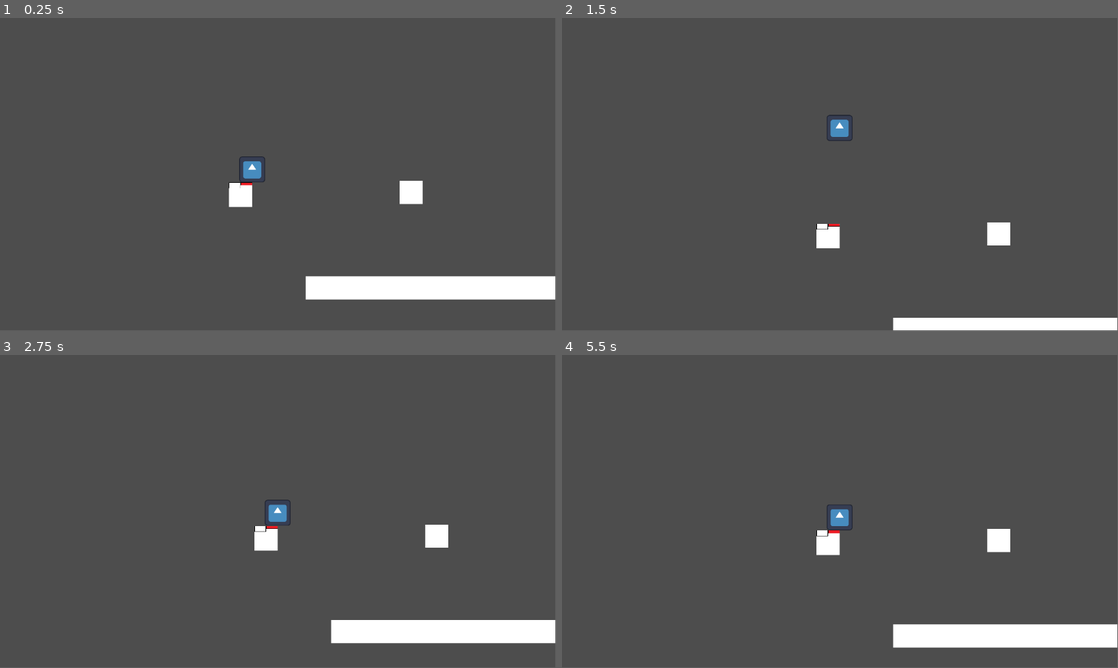
Above: before the commit, frames 1-4 (two rows, left to right).
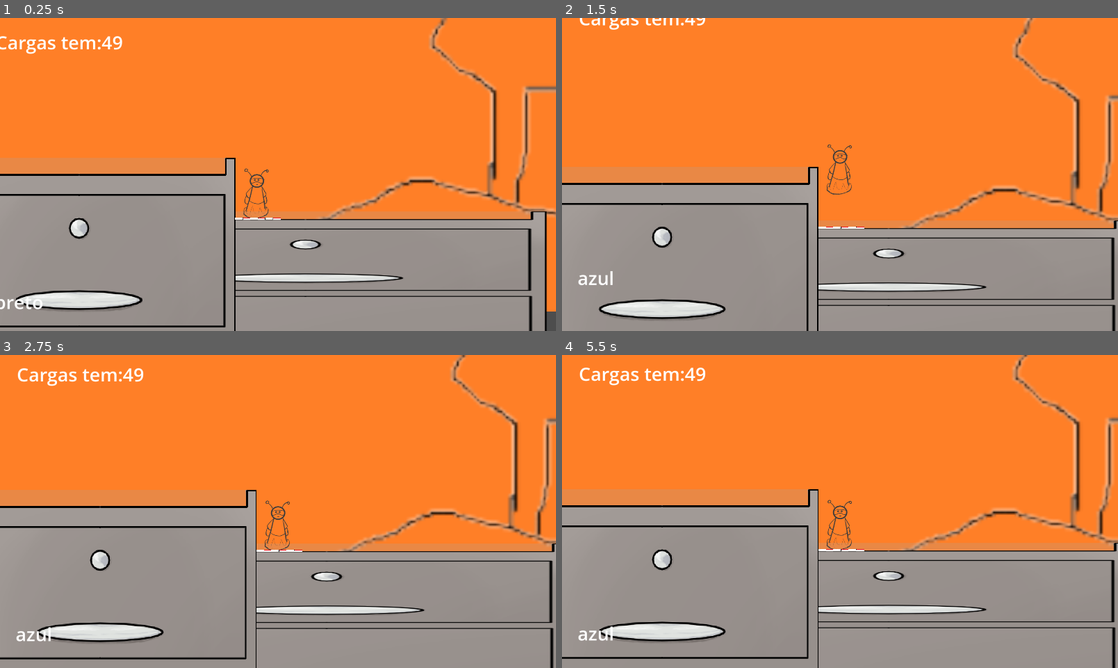
Above: after the commit, the same moments.

Repository: EstevaoNatal/white-noise
Game: Godot game, scene res://scenes/game.tscn
The game is run twice, just before and just after one commit, with the same random seed, the same clock (stepped at 60 frames per second) and the same inputs. The engine's default icon, where the game draws it, is replaced by a stand-in: a white triangle on a blue panel in a dark square.
Inputs:
- Up to frame 1 (0.25 s): no input
- Up to frame 2 (1.5 s): hold C (jump) 0.53-1.28 s; hold E (trocar_cor_frente) from 0.53 s (still down); tap Left (lookLeft) at 1.35 s
- Up to frame 3 (2.75 s): tap C (jump) at 1.52, 1.55, 1.82 s; release E (trocar_cor_frente) at 2.03 s; hold Down (down) from 2.03 s (still down); hold C (jump) from 2.03 s (still down); tap Right (lookRight) at 2.1 s
- Up to frame 4 (5.5 s): release Down (down) at 2.78 s; release C (jump) at 2.78 s; hold E (trocar_cor_frente) 2.78-4.28 s; tap C (jump) at 2.85, 3.02, 3.32, 4.52, 4.55, 4.82 s; hold C (jump) 3.53-4.28 s; tap Left (lookLeft) at 3.6 s; hold Down (down) 4.28-5.03 s; tap Right (lookRight) at 4.35 s; hold E (trocar_cor_frente) from 5.03 s (still down); hold C (jump) from 5.03 s (still down)
In our replay, the window is 799x449 before the commit and 800x450 after it. These sizes can differ from the game's own. Grey fills any space a smaller window leaves; there, only what the larger window draws over its background counts as a difference.

The runs differ from the first frame. In frame 1, 99% of the frame differs, in the area x 0-100%, y 0-100%; in frame 2, 99%; in frame 3, 99%; in frame 4, 99%.

Commit message:
Terminei de por o indicador do tipo de tinta e da quantidade de cargas, e adicionei o beneficio de usar a tinta azul pra deslizar em comparação a preta

Diff:
--- a/source/white-noise/project.godot
+++ b/source/white-noise/project.godot
@@ -14,6 +14,12 @@
 run/main_scene="uid://brydfk7u3lay8"
 config/features=PackedStringArray("4.6", "Forward Plus")
 config/icon="res://icon.svg"
+
+[display]
+
+window/size/viewport_width=1920
+window/size/viewport_height=1080
+window/stretch/mode="viewport"
 
 [input]
 
--- /dev/null
+++ b/source/white-noise/scenes/control.gd
@@ -0,0 +1,3 @@
+extends Control
+
+@onready var cargas_de_tinta: Label = %"Cargas de tinta"
--- a/source/white-noise/scenes/game.tscn
+++ b/source/white-noise/scenes/game.tscn
@@ -3,83 +3,185 @@
 [ext_resource type="Script" uid="uid://cn3ayp83s43ox" path="res://scripts/game.gd" id="1_lbhrr"]
 [ext_resource type="PackedScene" uid="uid://xg85mjflpm4g" path="res://scenes/player.tscn" id="1_uwrxv"]
 [ext_resource type="Script" uid="uid://c1mnb2f4kbvnc" path="res://scripts/player_manager.gd" id="1_yqjtg"]
-[ext_resource type="Script" uid="uid://c3rhd30o8kx4m" path="res://scripts/platforms.gd" id="4_iywne"]
+[ext_resource type="Texture2D" uid="uid://dd7m348o1p5b3" path="res://images/tinta.png" id="2_gee14"]
+[ext_resource type="Texture2D" uid="uid://cmltrn2fgiixg" path="res://images/laranja.png" id="2_kvpfn"]
+[ext_resource type="Texture2D" uid="uid://bnud718mbvuxf" path="res://images/cadeira-removebg-preview.png" id="3_dinhu"]
+[ext_resource type="Texture2D" uid="uid://beowcy1yoywf6" path="res://images/placeholder.png" id="4_0tnpc"]
+[ext_resource type="Script" uid="uid://bcx630c02nf50" path="res://scripts/platforms.gd" id="4_iywne"]
 [ext_resource type="PackedScene" uid="uid://2kfbrrv0er40" path="res://scenes/platform.tscn" id="4_lbhrr"]
+[ext_resource type="Script" uid="uid://blbw0yin6b3oj" path="res://scenes/control.gd" id="4_p57ef"]
+[ext_resource type="Texture2D" uid="uid://5g53jopi4t8s" path="res://images/fase_tutorial_escrivaninha.png" id="5_u5sy4"]
+
+[sub_resource type="RectangleShape2D" id="RectangleShape2D_kvpfn"]
+size = Vector2(563.9856, 460)
+
+[sub_resource type="WorldBoundaryShape2D" id="WorldBoundaryShape2D_u5sy4"]
 
 [node name="Game" type="Node2D" unique_id=971450599]
 script = ExtResource("1_lbhrr")
+
+[node name="Laranja" type="Sprite2D" parent="." unique_id=380108493]
+position = Vector2(-4, -818)
+scale = Vector2(2, 2)
+texture = ExtResource("2_kvpfn")
+
+[node name="CadeiraRemovebgPreview" type="Sprite2D" parent="." unique_id=396478514]
+position = Vector2(378, 152.00002)
+scale = Vector2(5, 5)
+texture = ExtResource("3_dinhu")
+
+[node name="Parallax2D" type="Parallax2D" parent="." unique_id=1491331023]
+visible = false
+scroll_scale = Vector2(0.8, 0.8)
+scroll_offset = Vector2(-15, 10)
+
+[node name="Parallax2D2" type="Parallax2D" parent="Parallax2D" unique_id=1102969573]
+scroll_scale = Vector2(2, 2)
+scroll_offset = Vector2(-15, 10)
+repeat_size = Vector2(1000, 0)
+repeat_times = 5
+
+[node name="Sprite2D" type="Sprite2D" parent="Parallax2D/Parallax2D2" unique_id=1825361166]
+position = Vector2(-218.00003, 72.99997)
+scale = Vector2(4, 4)
+texture = ExtResource("2_gee14")
+
+[node name="Sprite2D2" type="Sprite2D" parent="Parallax2D/Parallax2D2" unique_id=994607542]
+texture = ExtResource("4_0tnpc")
 
 [node name="Player_manager" type="Node" parent="." unique_id=1298001265]
 script = ExtResource("1_yqjtg")
 
 [node name="Player" parent="Player_manager" unique_id=1427670723 instance=ExtResource("1_uwrxv")]
-position = Vector2(-65, -16)
+unique_name_in_owner = true
+z_index = 1
+position = Vector2(-135, 60)
+scale = Vector2(0.5, 0.5)
+
+[node name="Control" type="Control" parent="Player_manager/Player" unique_id=2142849941]
+layout_mode = 3
+anchors_preset = 0
+offset_left = 268.0
+offset_top = -136.0
+offset_right = 308.0
+offset_bottom = -96.0
+script = ExtResource("4_p57ef")
+metadata/_edit_use_anchors_ = true
+
+[node name="Cargas de tinta" type="Label" parent="Player_manager/Player/Control" unique_id=518580216]
+unique_name_in_owner = true
+layout_mode = 0
+offset_left = -1170.0
+offset_top = -434.0
+offset_right = -961.0
+offset_bottom = -346.0
+theme_override_font_sizes/font_size = 64
+text = "cargas"
+
+[node name="Tinta escolhida" type="Label" parent="Player_manager/Player/Control" unique_id=322168129]
+unique_name_in_owner = true
+layout_mode = 0
+offset_left = -1174.0
+offset_top = 462.0
+offset_right = -1005.0
+offset_bottom = 550.0
+theme_override_font_sizes/font_size = 64
+text = "preto"
 
 [node name="Camera2D" type="Camera2D" parent="Player_manager" unique_id=616215835]
-zoom = Vector2(3, 3)
+zoom = Vector2(2, 2)
 position_smoothing_enabled = true
 
 [node name="platforms" type="Node2D" parent="." unique_id=1347431229]
+position = Vector2(-138, 50)
 script = ExtResource("4_iywne")
 
-[node name="platform" parent="platforms" unique_id=503880014 instance=ExtResource("4_lbhrr")]
-position = Vector2(-65, -3)
-
-[node name="platform2" parent="platforms" unique_id=1722545183 instance=ExtResource("4_lbhrr")]
-position = Vector2(53, -5)
-
 [node name="platform3" parent="platforms" unique_id=1369417080 instance=ExtResource("4_lbhrr")]
-position = Vector2(-12, 61)
+position = Vector2(-13, 52)
 
 [node name="platform4" parent="platforms" unique_id=182874807 instance=ExtResource("4_lbhrr")]
-position = Vector2(4, 61)
+position = Vector2(13, 52)
 
-[node name="platform5" parent="platforms" unique_id=2086953890 instance=ExtResource("4_lbhrr")]
-position = Vector2(20, 61)
+[node name="platform5" parent="platforms" unique_id=1054994374 instance=ExtResource("4_lbhrr")]
+position = Vector2(39, 52)
 
-[node name="platform6" parent="platforms" unique_id=1079215564 instance=ExtResource("4_lbhrr")]
-position = Vector2(36, 61)
+[node name="platform6" parent="platforms" unique_id=159754415 instance=ExtResource("4_lbhrr")]
+position = Vector2(64, 52)
 
-[node name="platform7" parent="platforms" unique_id=174020119 instance=ExtResource("4_lbhrr")]
-position = Vector2(52, 61)
+[node name="platform7" parent="platforms" unique_id=766361586 instance=ExtResource("4_lbhrr")]
+position = Vector2(87, 52)
 
-[node name="platform8" parent="platforms" unique_id=2049073778 instance=ExtResource("4_lbhrr")]
-position = Vector2(68, 61)
+[node name="platform8" parent="platforms" unique_id=1298190267 instance=ExtResource("4_lbhrr")]
+position = Vector2(113, 52)
 
-[node name="platform9" parent="platforms" unique_id=2038978657 instance=ExtResource("4_lbhrr")]
-position = Vector2(180, 61)
+[node name="platform9" parent="platforms" unique_id=1908292499 instance=ExtResource("4_lbhrr")]
+position = Vector2(139, 52)
 
-[node name="platform10" parent="platforms" unique_id=710046395 instance=ExtResource("4_lbhrr")]
-position = Vector2(196, 61)
+[node name="platform10" parent="platforms" unique_id=14019426 instance=ExtResource("4_lbhrr")]
+position = Vector2(167, 52)
 
-[node name="platform11" parent="platforms" unique_id=1342344317 instance=ExtResource("4_lbhrr")]
-position = Vector2(212, 61)
+[node name="platform11" parent="platforms" unique_id=1622971238 instance=ExtResource("4_lbhrr")]
+position = Vector2(193, 52)
 
-[node name="platform12" parent="platforms" unique_id=923128044 instance=ExtResource("4_lbhrr")]
-position = Vector2(228, 61)
+[node name="platform12" parent="platforms" unique_id=1919776571 instance=ExtResource("4_lbhrr")]
+position = Vector2(220, 52)
 
-[node name="platform13" parent="platforms" unique_id=1299097540 instance=ExtResource("4_lbhrr")]
-position = Vector2(244, 61)
+[node name="platform13" parent="platforms" unique_id=1656003175 instance=ExtResource("4_lbhrr")]
+position = Vector2(247, 52)
 
-[node name="platform14" parent="platforms" unique_id=1907513600 instance=ExtResource("4_lbhrr")]
-position = Vector2(260, 61)
+[node name="platform14" parent="platforms" unique_id=149586898 instance=ExtResource("4_lbhrr")]
+position = Vector2(273, 52)
 
-[node name="platform15" parent="platforms" unique_id=845099142 instance=ExtResource("4_lbhrr")]
-position = Vector2(84, 61)
+[node name="platform15" parent="platforms" unique_id=1470349019 instance=ExtResource("4_lbhrr")]
+position = Vector2(299, 52)
 
-[node name="platform16" parent="platforms" unique_id=1766732379 instance=ExtResource("4_lbhrr")]
-position = Vector2(100, 61)
+[node name="platform16" parent="platforms" unique_id=364764666 instance=ExtResource("4_lbhrr")]
+position = Vector2(324, 52)
 
-[node name="platform17" parent="platforms" unique_id=641670318 instance=ExtResource("4_lbhrr")]
-position = Vector2(116, 61)
+[node name="platform17" parent="platforms" unique_id=2064932493 instance=ExtResource("4_lbhrr")]
+position = Vector2(347, 52)
 
-[node name="platform18" parent="platforms" unique_id=178454315 instance=ExtResource("4_lbhrr")]
-position = Vector2(132, 61)
+[node name="platform18" parent="platforms" unique_id=596951968 instance=ExtResource("4_lbhrr")]
+position = Vector2(373, 52)
 
-[node name="platform19" parent="platforms" unique_id=1998127833 instance=ExtResource("4_lbhrr")]
-position = Vector2(148, 61)
+[node name="platform19" parent="platforms" unique_id=1367549949 instance=ExtResource("4_lbhrr")]
+position = Vector2(399, 52)
 
-[node name="platform20" parent="platforms" unique_id=463346405 instance=ExtResource("4_lbhrr")]
-position = Vector2(164, 61)
+[node name="platform20" parent="platforms" unique_id=1000043106 instance=ExtResource("4_lbhrr")]
+position = Vector2(427, 52)
 
-[connection signal="createInk" from="platforms" to="." method="_on_platforms_create_ink"]
+[node name="platform21" parent="platforms" unique_id=1380558787 instance=ExtResource("4_lbhrr")]
+position = Vector2(453, 52)
+
+[node name="platform22" parent="platforms" unique_id=1837528190 instance=ExtResource("4_lbhrr")]
+position = Vector2(480, 52)
+
+[node name="FaseTutorialEscrivaninha" type="Sprite2D" parent="." unique_id=641590945]
+z_index = 1
+texture_filter = 1
+position = Vector2(-442, 477)
+texture = ExtResource("5_u5sy4")
+
+[node name="mesa" type="Sprite2D" parent="." unique_id=1195435791]
+position = Vector2(-51, 314)
+scale = Vector2(1.5425926, 0.46666667)
+texture = ExtResource("5_u5sy4")
+
+[node name="StaticBody2D" type="StaticBody2D" parent="mesa" unique_id=2083223506]
+
+[node name="CollisionShape2D" type="CollisionShape2D" parent="mesa/StaticBody2D" unique_id=558223316]
+position = Vector2(-14.909973, -219.99997)
+shape = SubResource("RectangleShape2D_kvpfn")
+
+[node name="killzone" type="Area2D" parent="." unique_id=1804361994]
+position = Vector2(-616, 284)
+
+[node name="CollisionShape2D" type="CollisionShape2D" parent="killzone" unique_id=1473273461]
+shape = SubResource("WorldBoundaryShape2D_u5sy4")
+
+[connection signal="mudou_tinta" from="Player_manager/Player" to="Player_manager" method="_on_player_mudou_tinta"]
+[connection signal="ready" from="Player_manager/Player" to="Player_manager/Player" method="_on_ready"]
+[connection signal="cargas" from="platforms" to="." method="_on_platforms_cargas"]
+[connection signal="property_list_changed" from="platforms" to="platforms" method="_on_property_list_changed"]
+[connection signal="area_entered" from="killzone" to="." method="_on_area_2d_area_entered"]
+[connection signal="body_entered" from="killzone" to="." method="_on_area_2d_body_entered"]
--- a/source/white-noise/scenes/platform.tscn
+++ b/source/white-noise/scenes/platform.tscn
@@ -3,35 +3,34 @@
 [ext_resource type="Texture2D" uid="uid://cli3fxdedjhtv" path="res://images/aaaaaaaaa.png" id="1_ba0x2"]
 [ext_resource type="Script" uid="uid://yn43d1pbs0p0" path="res://scripts/platform.gd" id="2_nlgqw"]
 
-[sub_resource type="TileSetAtlasSource" id="TileSetAtlasSource_lbhrr"]
-texture = ExtResource("1_ba0x2")
-1:1/0 = 0
-1:1/0/physics_layer_0/polygon_0/points = PackedVector2Array(-8, -8, 8, -8, 8, 8, -8, 8)
-9:1/0 = 0
+[sub_resource type="RectangleShape2D" id="RectangleShape2D_nlgqw"]
+size = Vector2(28, 20)
 
-[sub_resource type="TileSet" id="TileSet_iywne"]
-physics_layer_0/collision_layer = 1
-sources/1 = SubResource("TileSetAtlasSource_lbhrr")
+[sub_resource type="RectangleShape2D" id="RectangleShape2D_507ja"]
+size = Vector2(28, 17)
 
-[sub_resource type="RectangleShape2D" id="RectangleShape2D_nlgqw"]
-size = Vector2(12, 18)
-
-[node name="platform" type="TileMapLayer" unique_id=503880014]
-z_index = 1
-tile_map_data = PackedByteArray(0, 0, 255, 255, 0, 0, 1, 0, 1, 0, 1, 0, 0, 0)
-tile_set = SubResource("TileSet_iywne")
+[node name="StaticBody2D" type="StaticBody2D" unique_id=1054994374]
+z_index = 3
 script = ExtResource("2_nlgqw")
 
 [node name="Area2D" type="Area2D" parent="." unique_id=1542988022]
 
-[node name="CollisionShape2D" type="CollisionShape2D" parent="Area2D" unique_id=731205723]
-position = Vector2(-8, 7)
+[node name="ink" type="Sprite2D" parent="Area2D" unique_id=1845629216]
+visible = false
+position = Vector2(-8, 0)
+scale = Vector2(0.11510828, 0.032786887)
+texture = ExtResource("1_ba0x2")
+
+[node name="area_deteccao" type="CollisionShape2D" parent="Area2D" unique_id=731205723]
+position = Vector2(-8, 6)
 shape = SubResource("RectangleShape2D_nlgqw")
 
-[node name="ink" type="Sprite2D" parent="." unique_id=1845629216]
-visible = false
-position = Vector2(-7.9713116, 1.0000005)
-scale = Vector2(0.0656075, 0.032786887)
-texture = ExtResource("1_ba0x2")
+[node name="pisar" type="CollisionShape2D" parent="." unique_id=1645579890]
+position = Vector2(-8, 7.5)
+shape = SubResource("RectangleShape2D_507ja")
+
+[node name="tempo_azul" type="Timer" parent="." unique_id=192542782]
+wait_time = 2.229
+one_shot = true
 
 [connection signal="body_entered" from="Area2D" to="." method="_on_area_2d_body_entered"]
--- a/source/white-noise/scenes/player.tscn
+++ b/source/white-noise/scenes/player.tscn
@@ -1,13 +1,14 @@
 [gd_scene format=3 uid="uid://xg85mjflpm4g"]
 
-[ext_resource type="Texture2D" uid="uid://pxooe0wr7ctf" path="res://icon.svg" id="1_3vyb7"]
 [ext_resource type="Script" uid="uid://4f8rnk0u3ved" path="res://scripts/player.gd" id="1_g2els"]
+[ext_resource type="Texture2D" uid="uid://beowcy1yoywf6" path="res://images/placeholder.png" id="2_g2els"]
 
 [sub_resource type="RectangleShape2D" id="RectangleShape2D_g2els"]
+size = Vector2(68, 171)
 
 [sub_resource type="AtlasTexture" id="AtlasTexture_qhqgy"]
-atlas = ExtResource("1_3vyb7")
-region = Rect2(0, 0, 128, 128)
+atlas = ExtResource("2_g2els")
+region = Rect2(0, 0, 108, 192)
 
 [sub_resource type="SpriteFrames" id="SpriteFrames_dqkch"]
 animations = [{
@@ -16,7 +17,7 @@
 "texture": SubResource("AtlasTexture_qhqgy")
 }],
 "loop": true,
-"name": &"default",
+"name": &"idle_front",
 "speed": 5.0
 }]
 
@@ -24,8 +25,10 @@
 script = ExtResource("1_g2els")
 
 [node name="CollisionShape2D" type="CollisionShape2D" parent="." unique_id=1469654334]
+position = Vector2(-2, -4.5)
 shape = SubResource("RectangleShape2D_g2els")
 
 [node name="AnimatedSprite2D" type="AnimatedSprite2D" parent="." unique_id=545735181]
-scale = Vector2(0.140625, 0.140625)
 sprite_frames = SubResource("SpriteFrames_dqkch")
+animation = &"idle_front"
+autoplay = "idle_front"
--- a/source/white-noise/scripts/game.gd
+++ b/source/white-noise/scripts/game.gd
@@ -6,5 +6,24 @@
 @onready var area_2d: Area2D = $Area2D
 @onready var sprite_2d: Sprite2D = $Area2D/Sprite2D
 @onready var platforms: Node = $platforms
+@onready var cargas_de_tinta: Label = %"Cargas de tinta"
 
-# Called when the node enters the scene tree for the first time.
+var jogador = preload("res://scenes/player.tscn")
+
+# Called when the node enters the scene tree for the first time. # Replace with function body.
+
+
+func _on_player_ready() -> void:
+	pass # Replace with function body.
+
+
+#func _on_platforms_cargas() -> void:
+	#get_node("Player_manager/Player").diminuir_cargas = true
+	#cargas_de_tinta.text = "Cargas tem:" + str()
+
+func _on_area_2d_body_entered(body: CharacterBody2D) -> void:
+	get_tree().reload_current_scene()
+
+
+func _on_platforms_property_list_changed() -> void:
+	pass # Replace with function body.
--- a/source/white-noise/scripts/platform.gd
+++ b/source/white-noise/scripts/platform.gd
@@ -1,11 +1,19 @@
-extends TileMapLayer
-@onready var ink: Sprite2D = $ink
+extends StaticBody2D
+@onready var ink: Sprite2D = $Area2D/ink
+@onready var area_deteccao: CollisionShape2D = $Area2D/area_deteccao
 #signal carimbou
+var local_carimbado=false
+var contador=0
+var contador2=0
+@onready var player: CharacterBody2D = %Player
 
 # Called when the node enters the scene tree for the first time.
 func _ready() -> void:
 	pass # Replace with function body.
 
-
 func _on_area_2d_body_entered(body: CharacterBody2D) -> void:
-	ink.visible = true
+	if contador==0:
+		ink.visible = true
+		local_carimbado = true
+		player.diminuir_cargas=true
+	contador+=1 # Replace with function body.
--- a/source/white-noise/scripts/platforms.gd
+++ b/source/white-noise/scripts/platforms.gd
@@ -1,8 +1,11 @@
 extends Node2D
-signal createInk
+signal cargas
 
-func _on_platform_carimbou() -> void:
-	createInk.emit()
+# Called when the node enters the scene tree for the first time.
+func _ready() -> void:
+	pass # Replace with function body.
 
-func _on_platform_2_carimbou() -> void:
-	createInk.emit()
+
+# Called every frame. 'delta' is the elapsed time since the previous frame.
+func _process(delta: float) -> void:
+	pass
--- a/source/white-noise/scripts/player.gd
+++ b/source/white-noise/scripts/player.gd
@@ -1,65 +1,103 @@
 extends CharacterBody2D
 @onready var player: CharacterBody2D = $"."
+@onready var cargas_de_tinta: Label = %"Cargas de tinta"
+signal mudou_tinta
 
 var dead=false
 const SPEED = 80.0
 const JUMP_VELOCITY = -250.0
 var time_jump_charge=0.0
 var can_jump = true
+var diagonal = 0.0
 
 #define a cor
 enum tinta {preto, azul}
 @export var cor_atual : tinta
+@export var contador_tinta=100
+@onready var diminuir_cargas: bool = false
+@onready var contador_tinta_azul: int = 0
+
+func _on_ready() -> void:
+	mudou_tinta.emit(cor_atual as tinta)
+	diminuir_cargas = false
 
 func _physics_process(delta: float) -> void:
 	#pega direção
+	if diminuir_cargas:
+		if cor_atual!=1:
+			contador_tinta-=2
+			cargas_de_tinta.text = "Cargas tem:" + str(floori(contador_tinta/2))
+			diminuir_cargas=false
+		else:
+			contador_tinta-=1
+			cargas_de_tinta.text = "Cargas tem:" + str(floori(contador_tinta/2))
+			diminuir_cargas=false
 	var direction := Input.get_axis("lookLeft", "lookRight")
 
-	if Input.is_action_just_pressed("trocar_cor_tras"):
-		print(tinta.find_key(cor_atual-1))
-	if Input.is_action_just_pressed("trocar_cor_frente"):
-		print(tinta.find_key(cor_atual+1))
+	if Input.is_action_just_pressed("trocar_cor_tras") && cor_atual>0:
+		cor_atual= cor_atual - 1 as tinta
+		mudou_tinta.emit(cor_atual as tinta)
+	if Input.is_action_just_pressed("trocar_cor_frente") && cor_atual<tinta.size()-1:
+		cor_atual= cor_atual + 1 as tinta
+		mudou_tinta.emit(cor_atual as tinta)
+
 	if not dead:	#input pras várias cores
 		if cor_atual==tinta.preto:
-			var frenagem=-10
-			if can_jump:
-				pulo_carimbo(delta,direction)
-				can_jump = false
-			if not is_on_floor():
-				velocity+=get_gravity()*delta
-			else:
-				can_jump = true
-				if velocity.x>0:
-					velocity.x+=frenagem
-				elif velocity.x<0:
-					velocity.x-=frenagem
-		elif cor_atual==tinta.azul:
-			var frenagem=-0.5
-			if can_jump:
-				pulo_carimbo(delta,direction)
-				can_jump = false
-			if not is_on_floor():
-				velocity+=get_gravity()*delta
-			else:
-				can_jump = true
-				if velocity.x>0:
-					velocity.x+=frenagem
-				elif velocity.x<0:
-					velocity.x -= frenagem
-				#if (velocity.x>-0.01 or velocity.x <0.01) and velocity.x!=0.0:
-				#	velocity.x-=velocity.x
-
+			mov_cor_preta(delta,direction)
+		if cor_atual==tinta.azul:
+			mov_cor_azul(delta,direction)
 	move_and_slide()
 
+func pulo_carimbo(delta_jump,direction_jump):
+	#print(time_jump_charge)
+	if Input.is_action_pressed("jump") and is_on_floor():
+		#print(diagonal)
+		time_jump_charge+=2*delta_jump
+		print(time_jump_charge, " ", velocity.y)
+	if Input.is_action_just_released("jump"):
+		if Input.is_action_pressed("up"):
+			diagonal=1.2
+		elif Input.is_action_pressed("down"):
+			diagonal=-1.2
+		#print(diagonal)
+		time_jump_charge=clamp(time_jump_charge,1,2.1)
+		print(time_jump_charge, " ", velocity.y)
+		velocity.x = direction_jump*SPEED*time_jump_charge
+		velocity.y = JUMP_VELOCITY*time_jump_charge - 200*diagonal
+		time_jump_charge=0.0
+		diagonal=0.0
+
+func mov_cor_preta(deltaPreto,directionPreto):
+	velocity.x = snappedf(velocity.x,10)
 	#print(velocity.x)
+	var frenagem=10
+	if can_jump:
+		pulo_carimbo(deltaPreto,directionPreto)
+		can_jump = false
+	if not is_on_floor():
+		velocity+=get_gravity()*deltaPreto
+	else:
+		can_jump = true
+		#print(velocity.x, velocity.y)
+		if velocity.x>0:
+			velocity.x-=frenagem
+		elif velocity.x<0:
+			velocity.x+=frenagem
 
-func pulo_carimbo(delta_jump,direction_jump):
-		if Input.is_action_pressed("jump") and is_on_floor():
-			time_jump_charge+=2*delta_jump
-			#print(direction_jump)
-		if Input.is_action_just_released("jump"):
-			time_jump_charge=clamp(time_jump_charge,1,2.1)
-			#print(direction_jump)
-			velocity.x = direction_jump*SPEED*time_jump_charge
-			velocity.y = JUMP_VELOCITY*time_jump_charge
-			time_jump_charge=0.0
+func mov_cor_azul(deltaAzul,directionAzul):
+	var frenagem=0.5
+	if can_jump:
+		pulo_carimbo(deltaAzul,directionAzul)
+		can_jump = false
+	if not is_on_floor():
+		velocity+=get_gravity()*deltaAzul
+	else:
+		can_jump = true
+		#print(velocity.x, velocity.y)
+		if velocity.x>0:
+			velocity.x-=frenagem
+		elif velocity.x<0:
+			velocity.x += frenagem
+
+func mov_cor_verde(deltaVerde,directionVerde):
+	pass
--- a/source/white-noise/scripts/player_manager.gd
+++ b/source/white-noise/scripts/player_manager.gd
@@ -1,14 +1,35 @@
 extends Node
 @onready var player: CharacterBody2D = $Player
 @onready var camera_2d: Camera2D = $Camera2D
+@onready var tinta_escolhida: Label = %"Tinta escolhida"
 var dead=false
+
+var cor_atual = 0
 
 # Called when the node enters the scene tree for the first time.
 func _ready() -> void:
 	camera_2d.position = player.position
+	if cor_atual == 0:
+		tinta_escolhida.text = "preto"
+	if cor_atual == 1:
+		tinta_escolhida.text = "azul"
 	pass # Replace with function body.
 
 # Called every frame. 'delta' is the elapsed time since the previous frame.
 func _process(delta: float) -> void:
+	#print(cor_atual)
 	if player.get_node("CollisionShape2D"):
-		camera_2d.position = player.position
+		camera_2d.position.x = player.position.x
+		camera_2d.position.y = player.position.y-25
+
+func _on_player_mudou_tinta(cor) -> void:
+	cor_atual = cor
+	if is_node_ready():
+		_ready()
+	#if cor_atual == 0:
+	#	tinta_escolhida.text = "preto"
+	#if cor_atual == 1:
+	#	tinta_escolhida.text = "azul"
+
+func _exit_tree() -> void:
+	request_ready()
Binary file added: source/white-noise/images/cadeira-removebg-preview.png
Not shown, added: source/white-noise/images/cadeira-removebg-preview.png.import
Binary file added: source/white-noise/images/fase_tutorial_escrivaninha.png
Not shown, added: source/white-noise/images/fase_tutorial_escrivaninha.png.import
Binary file added: source/white-noise/images/laranja.png
Not shown, added: source/white-noise/images/laranja.png.import
Binary file added: source/white-noise/images/placeholder.png
Not shown, added: source/white-noise/images/placeholder.png.import
Binary file added: source/white-noise/images/tinta.png
Not shown, added: source/white-noise/images/tinta.png.import
Not shown, added: source/white-noise/scenes/control.gd.uid
Not shown, changed: source/white-noise/scripts/platforms.gd.uid
(and 3 more such lines)
